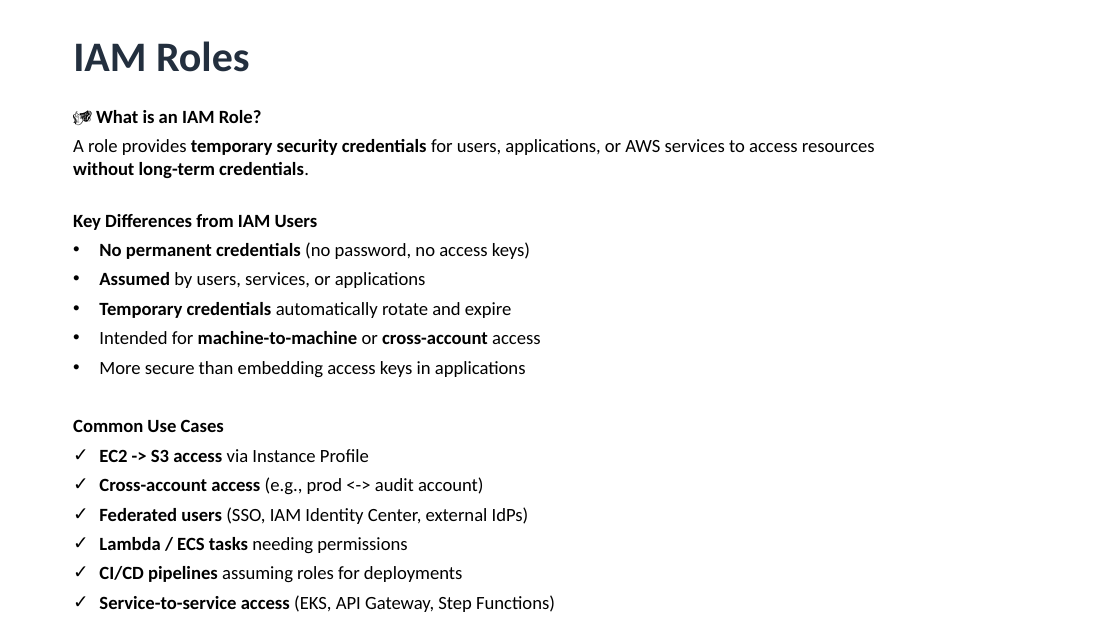
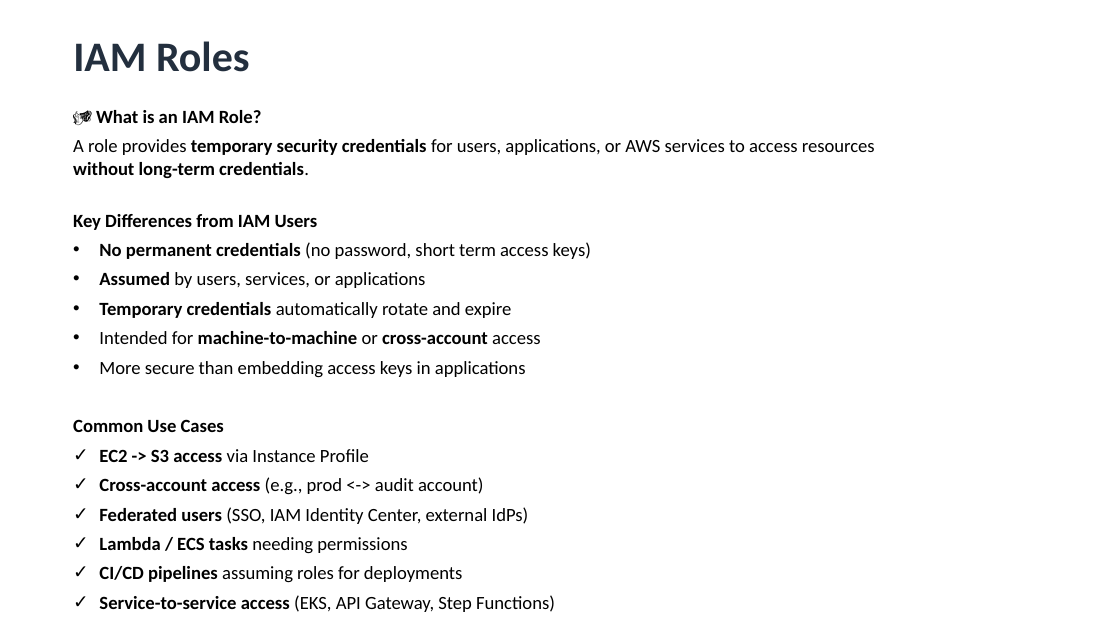
Before and after one commit to aishp411/PPMCAD12, a slide deck: slide 30 of AWS/AWS_Core_Architecture&Security.pptx. Drawn at 1120x630 pixels with LibreOffice and Linux fonts; fonts in the diff are those of the drawing. Boxes give left, top, right and bottom in pixels: in the first picture for what was removed or moved away, otherwise in the second. Text is boxed around its words. In the diff, an @@ line names an element or a change of style, - is before the commit and + after.

```diff
--- a/AWS/AWS_Core_Architecture&Security.pptx
+++ b/AWS/AWS_Core_Architecture&Security.pptx
@@ text at bbox=[99, 242, 591, 259]: text changed @@
-• No permanent credentials (no password, no access keys)
+• No permanent credentials (no password, short term access keys)
```
Also in this commit, not shown: 1 other slide changed, 1 slide added, 7 other files.
